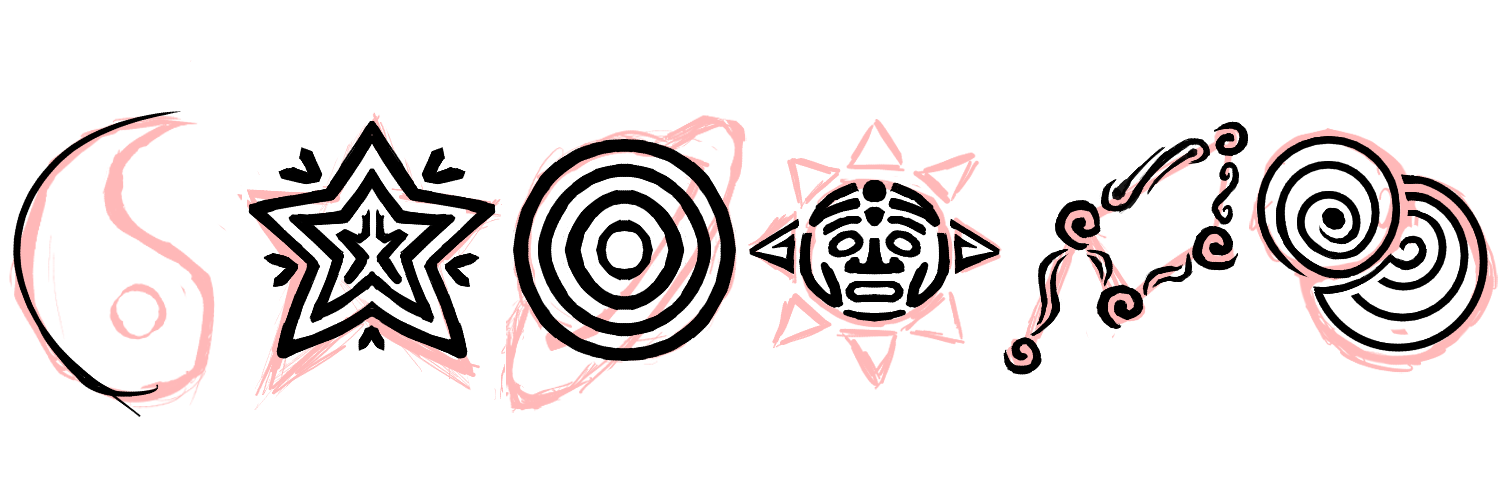
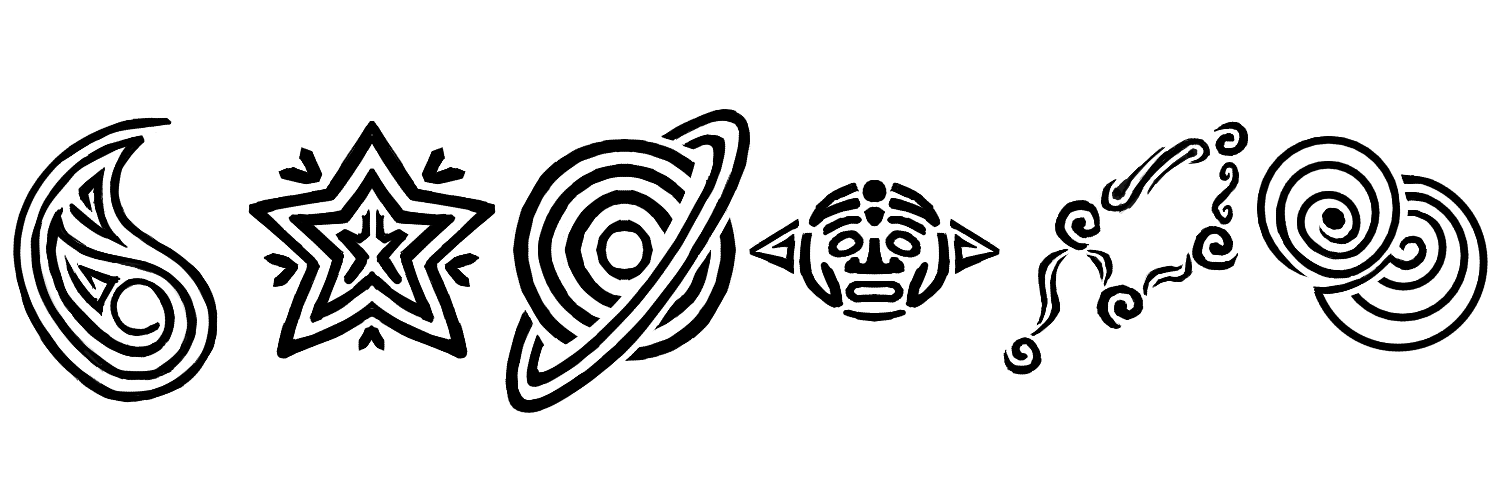
Two versions of the same layered image (1500x500). Layer-by-layer changes:
added layer "Copia de Capa 3 Fusionadas" above "Capa 3 Fusionadas" over [9, 60, 1498, 417]
hid "Capa 3 Fusionadas", painted on it over [9, 60, 1498, 417]
hid "Capa 2" over [9, 60, 1498, 417]
